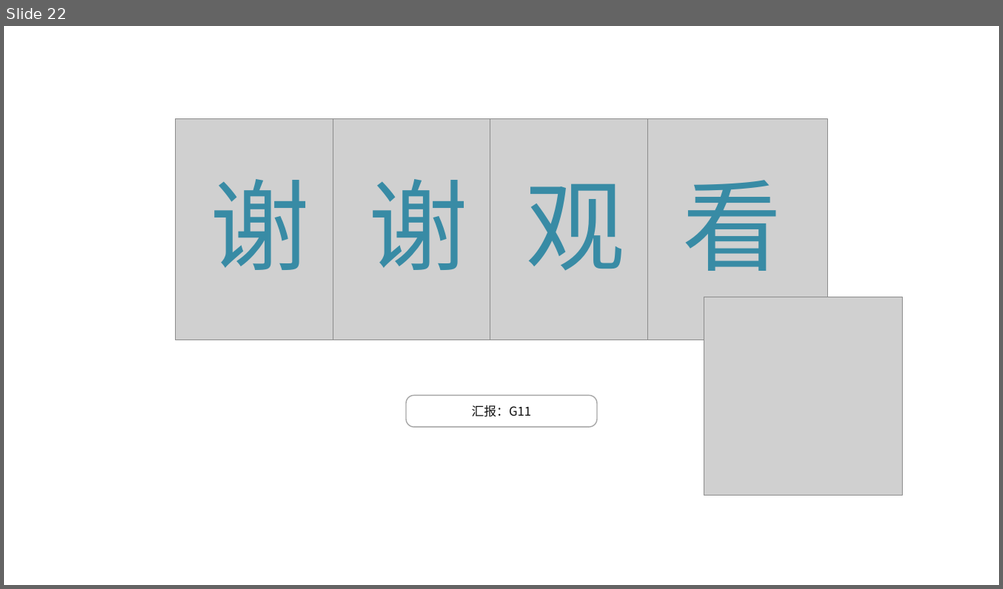
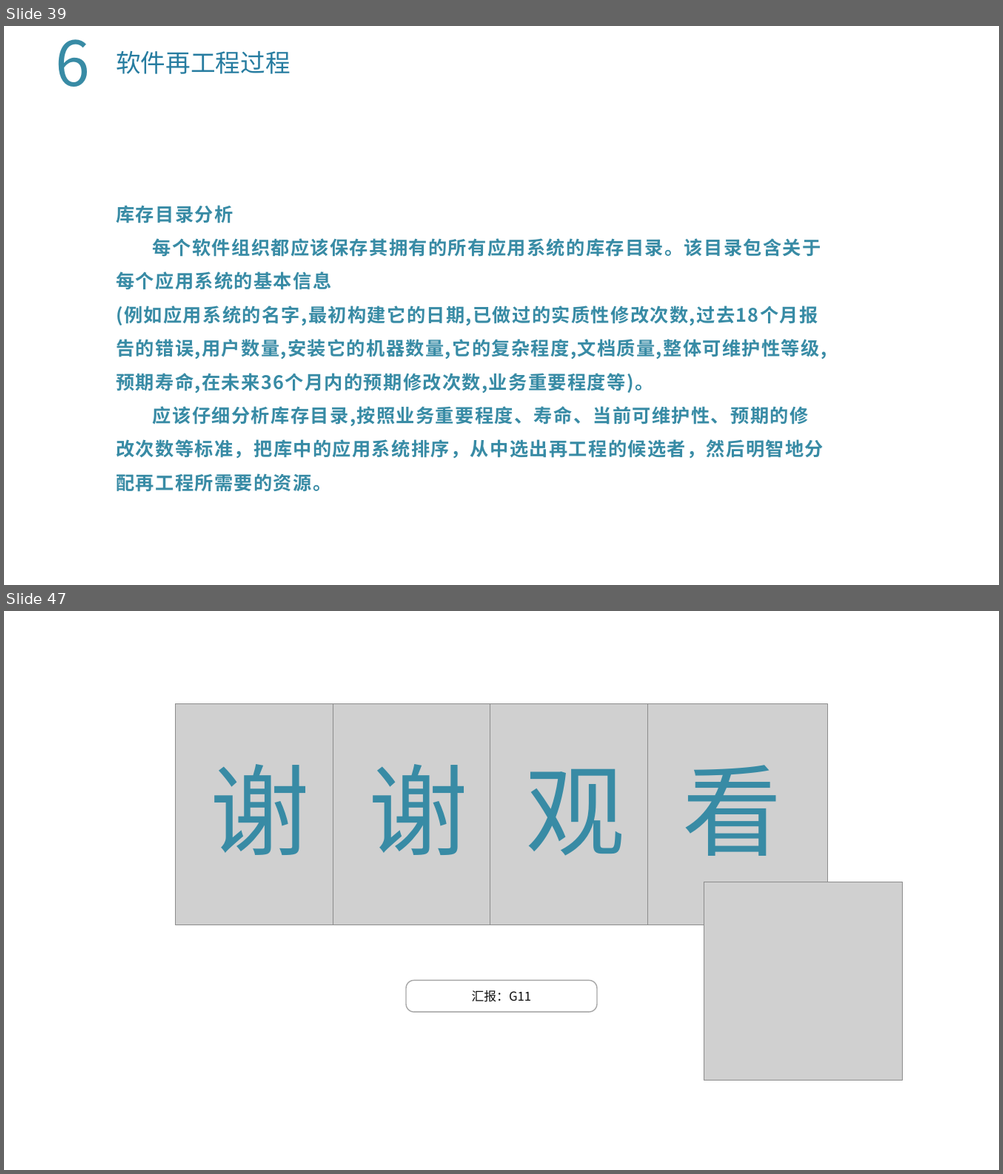
Before and after one commit to lenovo-wu/G11ZUCC, a slide deck: 翻转课堂2.pptx. Shown one above the other, each under a label of ours: slide 22 before the commit, slides 39 and 47 after it; the slides between them are not shown. The pictures are 1003x589 and 1003x1174 pixels, drawn with LibreOffice and Linux fonts; fonts in the diff are those of the drawing; grey boxes stand for pictures; background and template pictures are left out. Boxes give left, top, right and bottom in pixels: in the first picture for what was removed or moved away, otherwise in the second. Text is boxed around its words. In the diff, an @@ line names an element or a change of style, - is before the commit and + after.

```diff
--- a/翻转课堂2.pptx
+++ b/翻转课堂2.pptx
@@ slide 39 added at (4, 26, 999, 585), background picture (left out) @@
@@ text added at (55, 39, 90, 87), 60 pt, text #388BA5 @@
+6
@@ text added at (116, 51, 290, 74), 24 pt, text #267CA0 @@
+软件再工程过程
@@ text added at (116, 205, 826, 492), 18 pt, text #388BA5, bold @@
+库存目录分析
+每个软件组织都应该保存其拥有的所有应用系统的库存目录。该目录包含关于每个应用系统的基本信息
+(例如应用系统的名字,最初构建它的日期,已做过的实质性修改次数,过去18个月报告的错误,用户数量,安装它的机器数量,它的复杂程度,文档质量,整体可维护性等级,预期寿命,在未来36个月内的预期修改次数,业务重要程度等)。
+应该仔细分析库存目录,按照业务重要程度、寿命、当前可维护性、预期的修改次数等标准，把库中的应用系统排序，从中选出再工程的候选者，然后明智地分配再工程所需要的资源。
@@ what was slide 22 is now slide 47 @@
```
Also in this commit, not shown: 20 slides changed, 24 other slides added.
